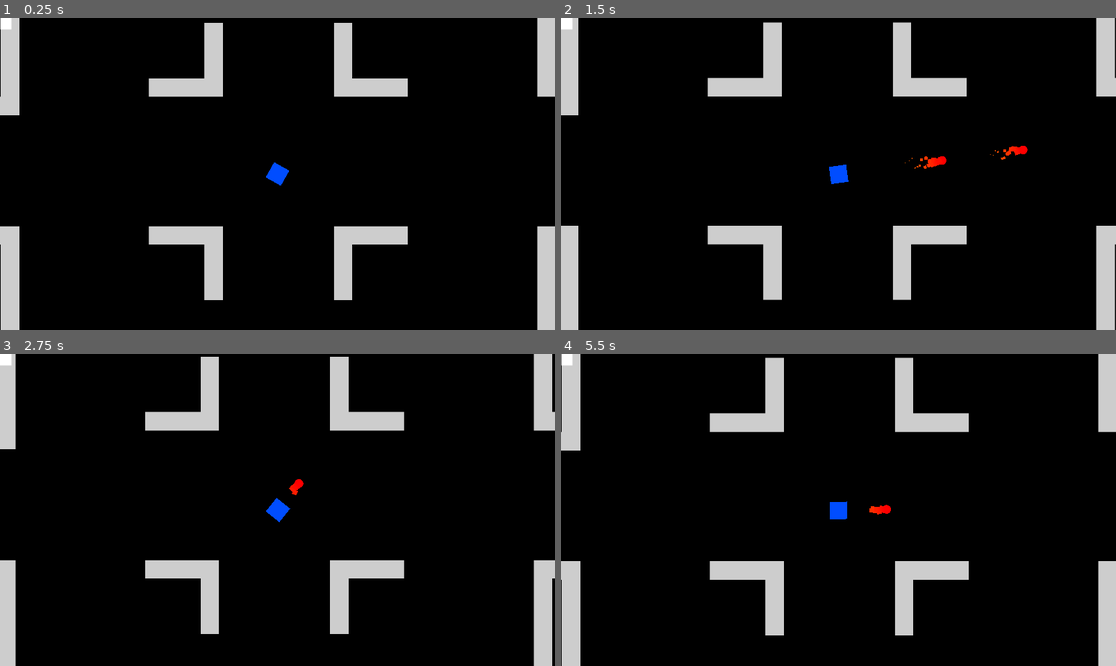
Above: before the commit, frames 1-4 (two rows, left to right).
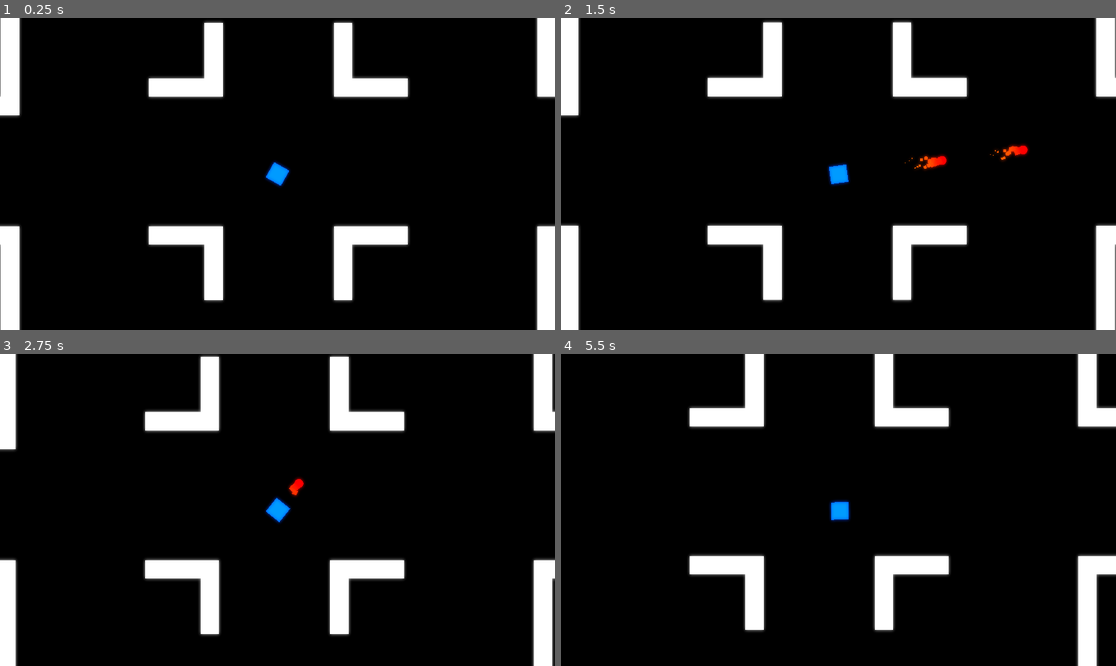
Above: after the commit, the same moments.

Repository: Kirottu/perttishooter
Game: Godot game, scene res://Scenes/Level.tscn
The game is run twice, just before and just after one commit, with the same random seed, the same clock (stepped at 60 frames per second) and the same inputs.
Inputs (mouse positions are in pixels of both pictures, inside the frame that each line leads up to):
- Up to frame 1 (0.25 s): no input
- Up to frame 2 (1.5 s): tap Enter at 0.5 s; move the mouse to (960, 158) at 0.52 s; hold D (right) 0.53-1.28 s; hold Space (fire) 0.53-1.28 s; move the mouse to (727, 189) at 1.27 s; hold S (down) from 1.28 s (still down); tap Space (fire) at 1.35 s
- Up to frame 3 (2.75 s): move the mouse to (333, 441) at 2.02 s; release S (down) at 2.03 s; hold D (right) from 2.03 s (still down); hold Space (fire) from 2.03 s (still down)
- Up to frame 4 (5.5 s): move the mouse to (810, 572) at 2.77 s; release D (right) at 2.78 s; release Space (fire) at 2.78 s; hold W (up) 2.78-3.53 s; tap Space (fire) at 2.85, 4.35 s; move the mouse to (1005, 556) at 3.52 s; hold Space (fire) 3.53-4.28 s; hold A (left) 3.53-5.03 s; move the mouse to (672, 463) at 4.27 s; move the mouse to (866, 510) at 5.02 s; hold S (down) from 5.03 s (still down); hold Space (fire) from 5.03 s (still down)

The runs differ from the first frame. In frame 1, 12% of the frame differs, in the area x 0-100%, y 0-100%; in frame 2, 12%; in frame 3, 12%; in frame 4, 17%.
Error before the commit: Parse Error: Mixed tabs and spaces in indentation. (res://Scripts/Level.gd:20)

Commit message:
Revert "cleaned up code"

Diff:
--- a/Scenes/Level.tscn
+++ b/Scenes/Level.tscn
@@ -1,31 +1,36 @@
 [gd_scene load_steps=10 format=2]
 
-[ext_resource path="res://Scripts/Level.gd" type="Script" id=1]
-[ext_resource path="res://Assets/Textures/rectangle.png" type="Texture" id=2]
+[ext_resource path="res://Scenes/Pertti.tscn" type="PackedScene" id=1]
+[ext_resource path="res://Scripts/Level.gd" type="Script" id=2]
 [ext_resource path="res://Assets/Textures/black_rectangle.png" type="Texture" id=3]
-[ext_resource path="res://Scenes/Pertti.tscn" type="PackedScene" id=4]
+[ext_resource path="res://Assets/Textures/rectangle.png" type="Texture" id=4]
 
-[sub_resource type="ConvexPolygonShape2D" id=1]
+[sub_resource type="ConvexPolygonShape2D" id=3]
 points = PoolVector2Array( 0, 0, 64, 0, 64, 64, 0, 64 )
 
-[sub_resource type="NavigationPolygon" id=2]
+[sub_resource type="NavigationPolygon" id=4]
 vertices = PoolVector2Array( 0, 0, 64, 0, 64, 64, 0, 64 )
 polygons = [ PoolIntArray( 0, 1, 2, 3 ) ]
 
-[sub_resource type="TileSet" id=3]
+[sub_resource type="TileSet" id=5]
 0/name = "rectangle.png 0"
-0/texture = ExtResource( 2 )
+0/texture = ExtResource( 4 )
 0/tex_offset = Vector2( 0, 0 )
 0/modulate = Color( 1, 1, 1, 1 )
 0/region = Rect2( 0, 0, 64, 64 )
 0/tile_mode = 0
 0/occluder_offset = Vector2( 0, 0 )
 0/navigation_offset = Vector2( 0, 0 )
+0/shape_offset = Vector2( 0, 0 )
+0/shape_transform = Transform2D( 1, 0, 0, 1, 0, 0 )
+0/shape = SubResource( 3 )
+0/shape_one_way = false
+0/shape_one_way_margin = 1.0
 0/shapes = [ {
 "autotile_coord": Vector2( 0, 0 ),
 "one_way": false,
 "one_way_margin": 1.0,
-"shape": SubResource( 1 ),
+"shape": SubResource( 3 ),
 "shape_transform": Transform2D( 1, 0, 0, 1, 0, 0 )
 } ]
 0/z_index = 0
@@ -37,11 +42,15 @@
 1/tile_mode = 0
 1/occluder_offset = Vector2( 0, 0 )
 1/navigation_offset = Vector2( 0, 0 )
-1/navigation = SubResource( 2 )
+1/navigation = SubResource( 4 )
+1/shape_offset = Vector2( 0, 0 )
+1/shape_transform = Transform2D( 1, 0, 0, 1, 0, 0 )
+1/shape_one_way = false
+1/shape_one_way_margin = 0.0
 1/shapes = [  ]
 1/z_index = 0
 
-[sub_resource type="Shader" id=4]
+[sub_resource type="Shader" id=6]
 code = "    shader_type canvas_item;
 
 uniform float amount : hint_range(0,0.5);
@@ -65,25 +74,25 @@
     COLOR = vec4(col.rgb + glowing_col.rgb, col.a);
 }"
 
-[sub_resource type="ShaderMaterial" id=5]
-shader = SubResource( 4 )
+[sub_resource type="ShaderMaterial" id=7]
+shader = SubResource( 6 )
 shader_param/amount = null
 
 [node name="Level" type="Node2D"]
-script = ExtResource( 1 )
+script = ExtResource( 2 )
 
 [node name="TileMap" type="TileMap" parent="."]
-tile_set = SubResource( 3 )
+tile_set = SubResource( 5 )
 format = 1
 tile_data = PoolIntArray( -1310728, 0, 0, -1310727, 0, 0, -1310726, 0, 0, -1310725, 0, 0, -1310724, 0, 0, -1310723, 0,  …(50811 unchanged characters)…
 
-[node name="Pertti" parent="." instance=ExtResource( 4 )]
+[node name="Pertti" parent="." instance=ExtResource( 1 )]
 position = Vector2( 957.015, 651.371 )
 
 [node name="HUD" type="CanvasLayer" parent="."]
 
 [node name="ColorRect" type="ColorRect" parent="HUD"]
-material = SubResource( 5 )
+material = SubResource( 7 )
 margin_right = 40.0
 margin_bottom = 40.0
 __meta__ = {
--- a/Scripts/Enemy.gd
+++ b/Scripts/Enemy.gd
@@ -38,7 +38,7 @@
 		path.remove(0)
 
 
-func set_pertti_pos(value):
+func set_pertti_pos(value) -> void:
 	if value == Vector2():
 		print("no data provided")
 		return
--- a/Scripts/Level.gd
+++ b/Scripts/Level.gd
@@ -17,10 +17,15 @@
 		spawn_timer -= 1
 	if spawn_timer == 0:
 		spawn_timer = Settings.spawn_timer
-  for i in range(8):
-    _spawn_enemy(i)
-	if move_timer > 0:
-		move_timer -= 1
+		_spawn_enemy(0)
+		_spawn_enemy(1)
+		_spawn_enemy(2)
+		_spawn_enemy(3)
+		_spawn_enemy(4)
+		_spawn_enemy(5)
+		_spawn_enemy(6)
+		_spawn_enemy(7)
+
 
 func _on_viewport_size_changed():
 	$HUD/ColorRect.set_size(Vector2(get_viewport().size.x, get_viewport().size.y))
